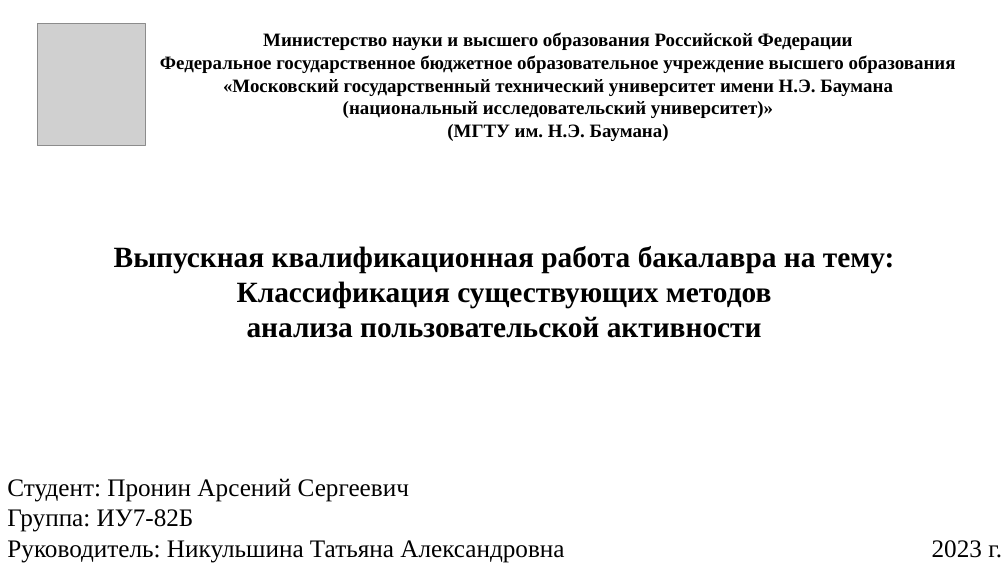
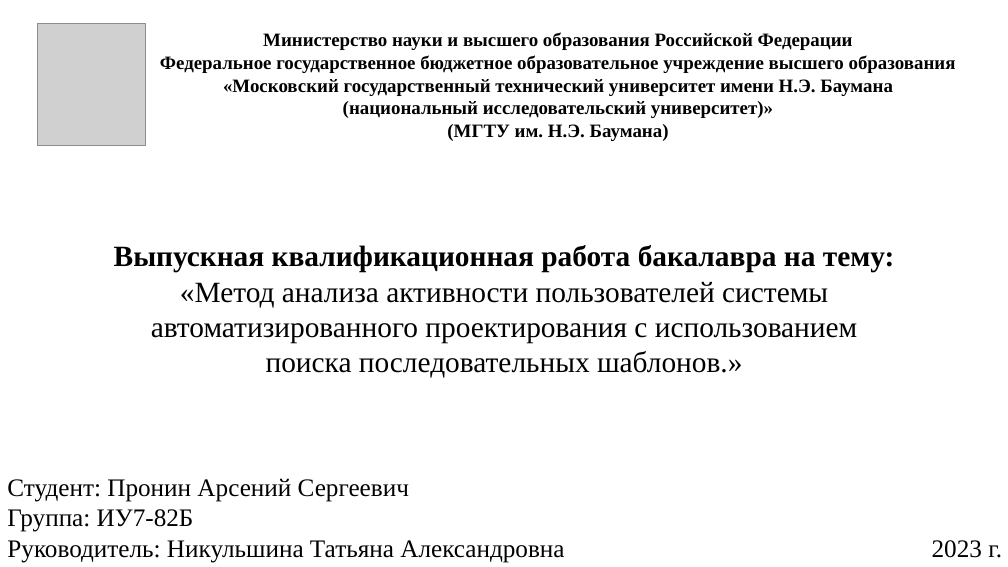
Before and after one commit to Inlucker/8semestr, a slide deck: slide 1 of ВКР/Презентация/ПронинАС_ВКР_презентация.pptx. Drawn at 1008x567 pixels with LibreOffice and Linux fonts; fonts in the diff are those of the drawing; grey boxes stand for pictures. Boxes give left, top, right and bottom in pixels: in the first picture for what was removed or moved away, otherwise in the second. Text is boxed around its words. In the diff, an @@ line names an element or a change of style, - is before the commit and + after.

```diff
--- a/ВКР/Презентация/ПронинАС_ВКР_презентация.pptx
+++ b/ВКР/Презентация/ПронинАС_ВКР_презентация.pptx
@@ text at [151, 282, 858, 378]: text changed; bold off @@
-Классификация существующих методов
-анализа пользовательской активности
+«Метод анализа активности пользователей системы
+автоматизированного проектирования с использованием
+поиска последовательных шаблонов.»
```
Also in this commit, not shown: 4 other slides changed, 7 slides added, 3 slides removed, 14 other files.
